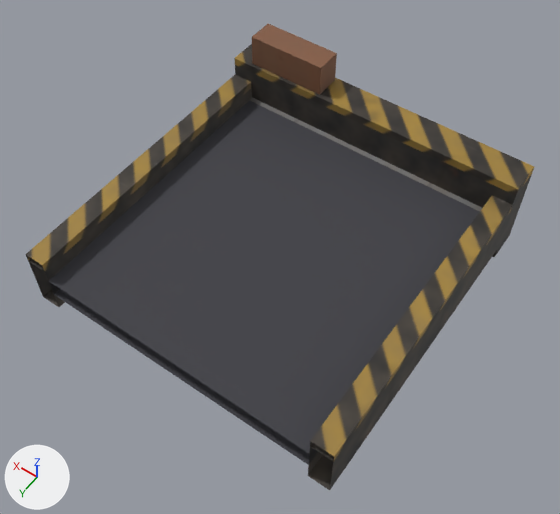
An edit to the glTF model jogo/assets/modelos/logistica/esteira/esteira_inicio.glb, drawn before and after from the same camera.
Both versions are drawn from a 50 mm camera at (-0.757, 1.109, 1.752) aimed at (-0.024, 0.083, 0.139). The lights are fixed; the arrows at lower left show +X, +Y and +Z. The older version comes first. Vertices at exactly the same position are counted once.

The older version as bpy lines, for what is in view:
```python
me_esteira_inicio_corpo = bpy.data.meshes.new('esteira_inicio_corpo')
me_esteira_inicio_corpo.from_pydata(...)  # 76 vertices, 110 faces; spans x -0.46..0.46, y -0.46..0.5, z 0.0..0.38
# faces by material slot: [102, 8]
me_esteira_inicio_corpo.materials.append(mat_esteira_inicio_tex)  # picture img_esteira_inicio_tex
me_esteira_inicio_corpo.materials.append(mat_p_esteira)  # dark grey #3f3f45
ob_esteira_inicio = bpy.data.objects.new('esteira_inicio', me_esteira_inicio_corpo)
ob_esteira_inicio.location = (0.0, 0.0, 0.0)
```
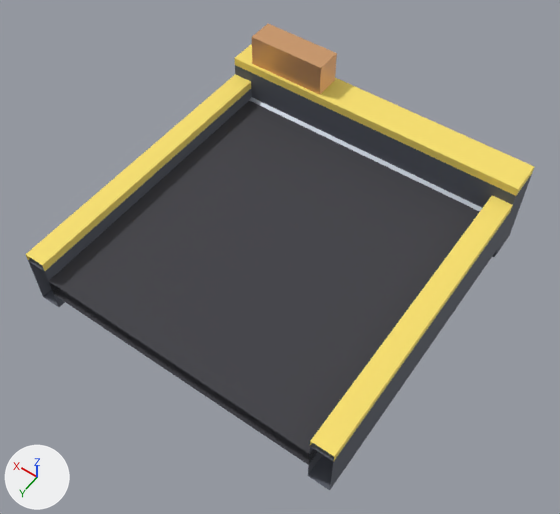
Boxes [x1, y1, x2, y2] around the edits, measured in the pictures (560 x 514 px):
'esteira_inicio', recoloured, surface changed (lighter): [25, 24, 534, 490] in both
part 1 of me_esteira_inicio_corpo, recoloured: [28, 65, 532, 490] in both
part 2 of me_esteira_inicio_corpo, recoloured: [249, 97, 482, 211] in both
part 3 of me_esteira_inicio_corpo, recoloured (brown to beige): [252, 24, 337, 95] in both
part 4 of me_esteira_inicio_corpo, recoloured: [25, 44, 534, 460] in both
part 5 of me_esteira_inicio_corpo, surface changed (lighter): [25, 24, 534, 490] in both

Diff of the bpy script that builds the scene:
```diff
--- a/jogo/assets/modelos/logistica/esteira/esteira_inicio.glb.py
+++ b/jogo/assets/modelos/logistica/esteira/esteira_inicio.glb.py
@@ mat_p_faixa @@
+mat_p_faixa = principled_material('P_Faixa')
+mat_p_faixa.base_color = (0.95, 0.75, 0.15)  # yellow #f9e16c
+mat_p_faixa.roughness = 0.7
@@ mat_p_escuro @@
+mat_p_escuro = principled_material('P_Escuro')
+mat_p_escuro.base_color = (0.1, 0.11, 0.14)  # dark grey #595d69
+mat_p_escuro.roughness = 0.7
@@ mat_p_cobre @@
+mat_p_cobre = principled_material('P_Cobre')
+mat_p_cobre.base_color = (0.78, 0.42, 0.2)  # beige #e5ad7c
+mat_p_cobre.metallic = 0.5
+mat_p_cobre.roughness = 0.4
@@ mat_p_metal @@
+mat_p_metal = principled_material('P_Metal')
+mat_p_metal.base_color = (0.42, 0.46, 0.52)  # light grey #adb5bf
+mat_p_metal.metallic = 0.3
@@ me_esteira_inicio_corpo @@
 me_esteira_inicio_corpo.from_pydata(...)  # 76 vertices, 110 faces; spans x -0.46..0.46, y -0.46..0.5, z 0.0..0.38
 # used by ob_esteira_inicio; location = (0.0, 0.0, 0.0)
+# me_esteira_inicio_corpo part 1: 28 of the faces centred in x -0.46..0.46, y -0.46..0.213, z 0.0..0.26 switch from mat_esteira_inicio_tex (picture img_esteira_inicio_tex) to mat_p_escuro (dark grey #595d69)
+# me_esteira_inicio_corpo part 2: all 28 faces centred in x -0.4..0.4, y -0.392..-0.328, z 0.098..0.162 switch from mat_esteira_inicio_tex (picture img_esteira_inicio_tex) to mat_p_metal (light grey #adb5bf)
+# me_esteira_inicio_corpo part 3: all 12 faces centred in x 0.16..0.4, y -0.45..-0.37, z 0.285..0.38 switch from mat_esteira_inicio_tex (picture img_esteira_inicio_tex) to mat_p_cobre (beige #e5ad7c)
+# me_esteira_inicio_corpo part 4: 22 of the faces centred in x -0.46..0.46, y -0.46..0.213, z 0.208..0.285 switch from mat_esteira_inicio_tex (picture img_esteira_inicio_tex) to mat_p_faixa (yellow #f9e16c)
+# me_esteira_inicio_corpo part 5: texture (UV) coordinates of 110 of 110 faces, centred in x -0.46..0.46, y -0.46..0.213, z 0.0..0.38, changed; they spanned u 0.0..1.0, v 0.0..1.0 and now span u 0.0..1.0, v 0.0..0.86
 me_esteira_inicio_corpo.materials.append(mat_p_esteira)
```
